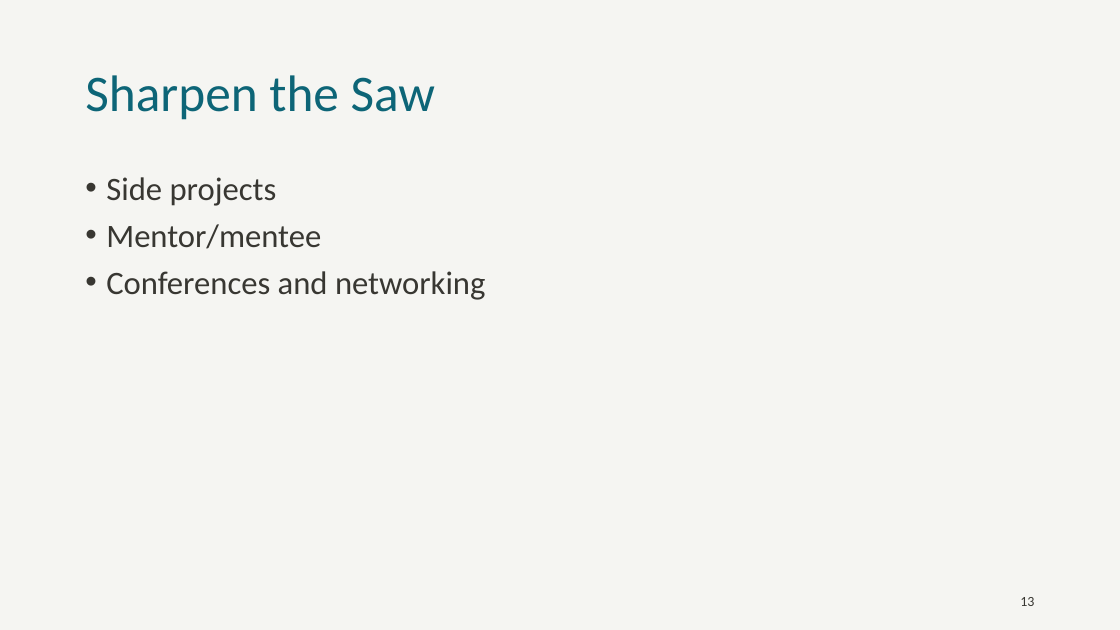
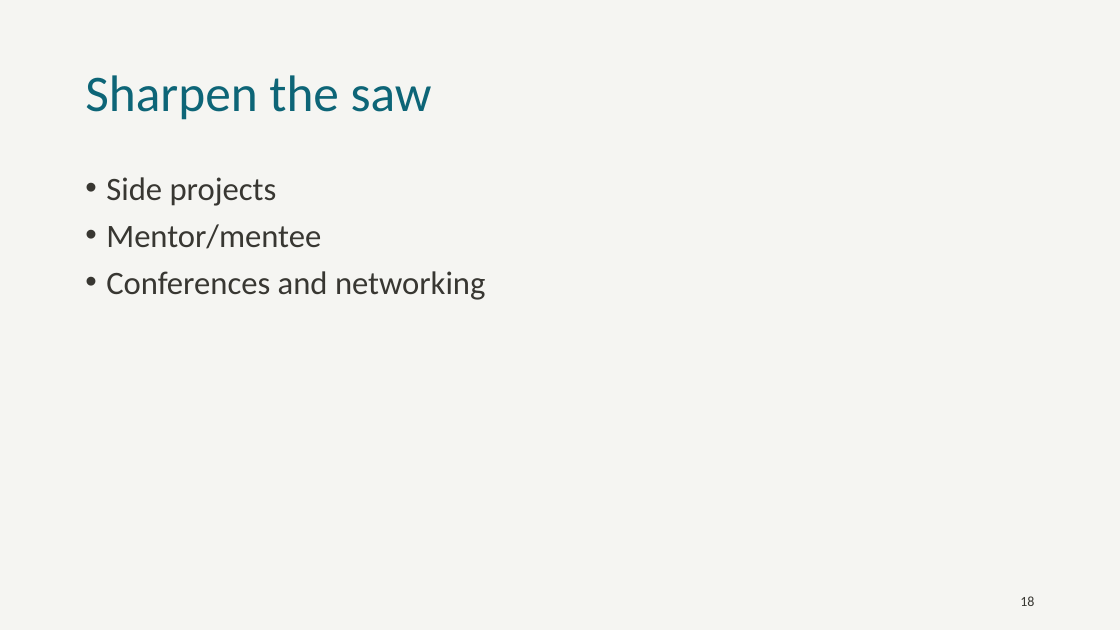
Before and after one commit to jkwuc89/Presentations, a slide deck: slide 18 of Senior Engineer Technical Track.pptx (slide 13 before the commit). Drawn at 1120x630 pixels with LibreOffice and Linux fonts; fonts in the diff are those of the drawing; background and template pictures are left out. Boxes give left, top, right and bottom in pixels: in the first picture for what was removed or moved away, otherwise in the second. Text is boxed around its words. In the diff, an @@ line names an element or a change of style, - is before the commit and + after.

```diff
--- a/Senior Engineer Technical Track.pptx
+++ b/Senior Engineer Technical Track.pptx
@@ title at box(85, 75, 432, 120): text changed @@
-Sharpen the Saw
+Sharpen the saw
@@ page number at box(1020, 596, 1034, 606): text changed @@
-13
+18
```
Also in this commit, not shown: 9 other slides changed, 7 slides added, 2 other files.
